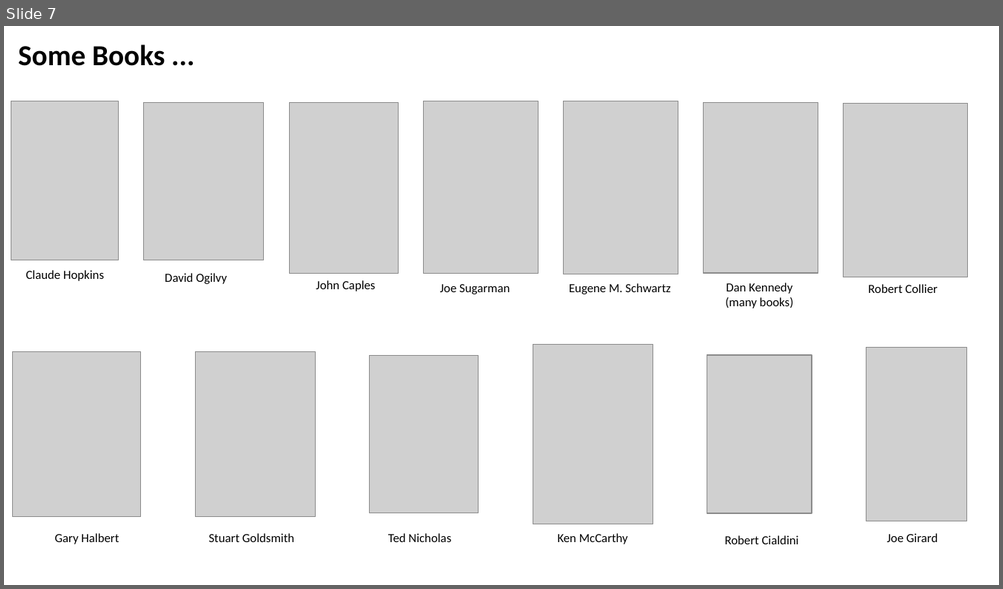
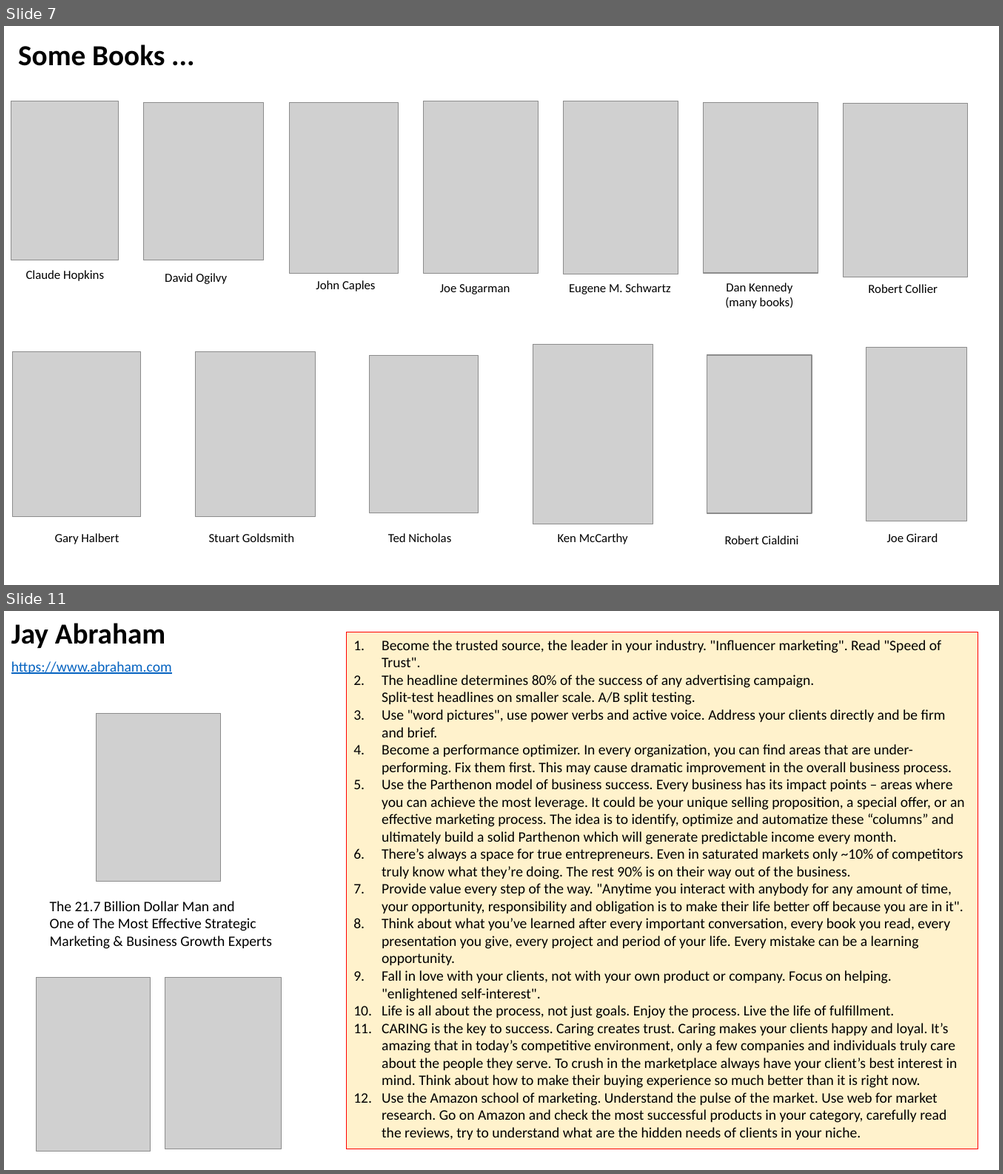
Before and after one commit to lselector/marketing, a slide deck: Marketing.pptx. Shown one above the other, each under a label of ours: slide 7 before the commit, slides 7 and 11 after it; the slides between them are not shown. The pictures are 1003x589 and 1003x1174 pixels, drawn with LibreOffice and Linux fonts; fonts in the diff are those of the drawing; grey boxes stand for pictures. Boxes give left, top, right and bottom in pixels: in the first picture for what was removed or moved away, otherwise in the second. Text is boxed around its words. In the diff, an @@ line names an element or a change of style, - is before the commit and + after.

```diff
--- a/Marketing.pptx
+++ b/Marketing.pptx
@@ slide 11 added at box(4, 611, 999, 1170), background #FFFFFF @@
@@ text added at box(11, 623, 165, 648), 28 pt, text #000000, bold @@
+Jay Abraham
@@ rectangle added at box(347, 632, 978, 1150), fill #FFF2CC, outline #FF0000 0.75 pt, 14 pt, text #000000 @@
+1. Become the trusted source, the leader in your industry. "Influencer marketing". Read "Speed of Trust".
+2. The headline determines 80% of the success of any advertising campaign.
+   Split-test headlines on smaller scale. A/B split testing.
+3. Use "word pictures", use power verbs and active voice. Address your clients directly and be firm and brief.
+4. Become a performance optimizer. In every organization, you can find areas that are under-performing. Fix them first. This may cause dramatic improvement in the overall business process.
+5. Use the Parthenon model of business success. Every business has its impact points – areas where you can achieve the most leverage. It could be your unique selling proposition, a special offer, or an effective marketing process. The idea is to identify, optimize and automatize these “columns” and ultimately build a solid Parthenon which will generate predictable income every month.
+6. There’s always a space for true entrepreneurs. Even in saturated markets only ~10% of competitors truly know what they’re doing. The rest 90% is on their way out of the business.
+7. Provide value every step of the way. "Anytime you interact with anybody for any amount of time, your opportunity, responsibility and obligation is to make their life better off because you are in it".
+8. Think about what you’ve learned after every important conversation, every book you read, every presentation you give, every project and period of your life. Every mistake can be a learning opportunity.
+9. Fall in love with your clients, not with your own product or company. Focus on helping. "enlightened self-interest".
+10. Life is all about the process, not just goals. Enjoy the process. Live the life of fulfillment.
+11. CARING is the key to success. Caring creates trust. Caring makes your clients happy and loyal. It’s amazing that in today’s competitive environment, only a few companies and individuals truly care about the people they serve. To crush in the marketplace always have your client’s best interest in mind. Think about how to make their buying experience so much better than it is right now.
+12. Use the Amazon school of marketing. Understand the pulse of the market. Use web for market research. Go on Amazon and check the most successful products in your category, carefully read the reviews, try to understand what are the hidden needs of clients in your niche.
@@ text added at box(11, 661, 172, 674), 14 pt, text #0563C1, underline @@
+https://www.abraham.com
@@ picture added at box(96, 714, 220, 882) @@
@@ text added at box(50, 901, 272, 949), 14 pt, text #000000 @@
+The 21.7 Billion Dollar Man and
+One of The Most Effective Strategic
+Marketing & Business Growth Experts
@@ picture added at box(37, 978, 151, 1153) @@
@@ picture added at box(165, 978, 281, 1150) @@
```
Also in this commit, not shown: 3 slides changed, 1 other slide added.
